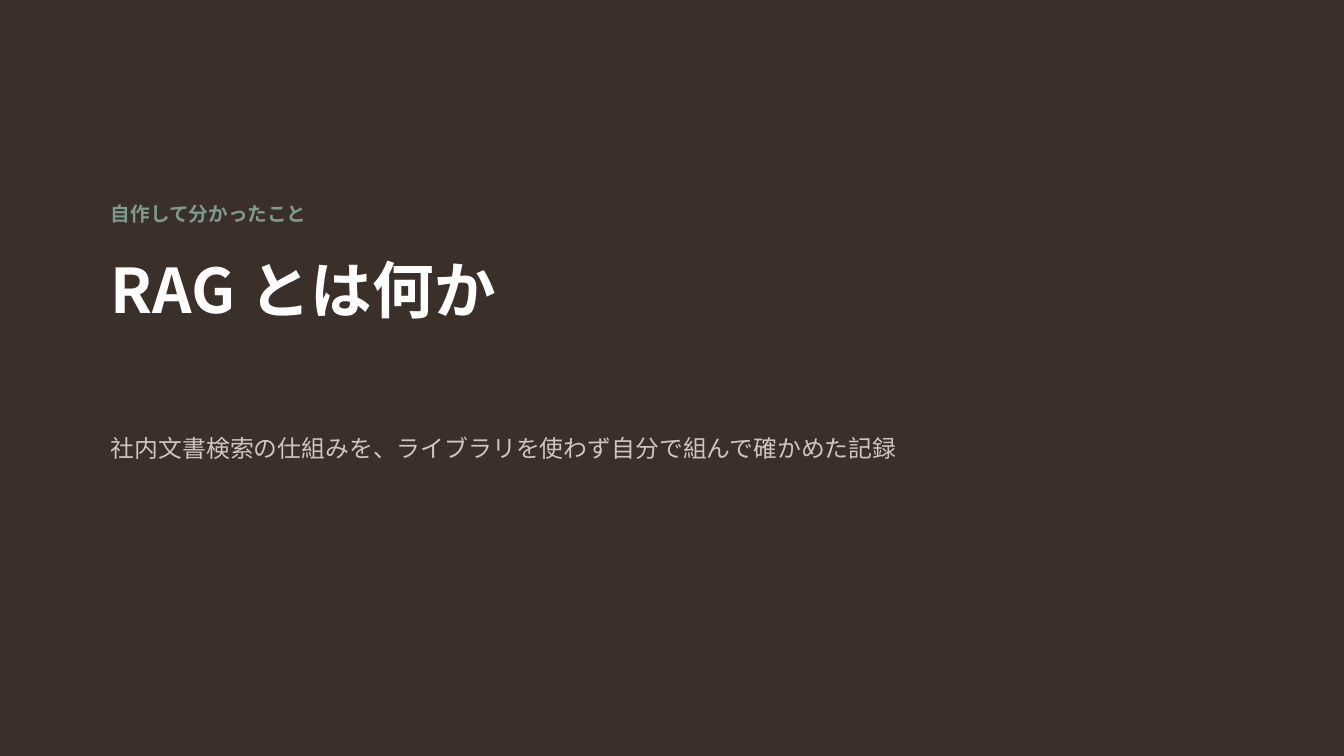
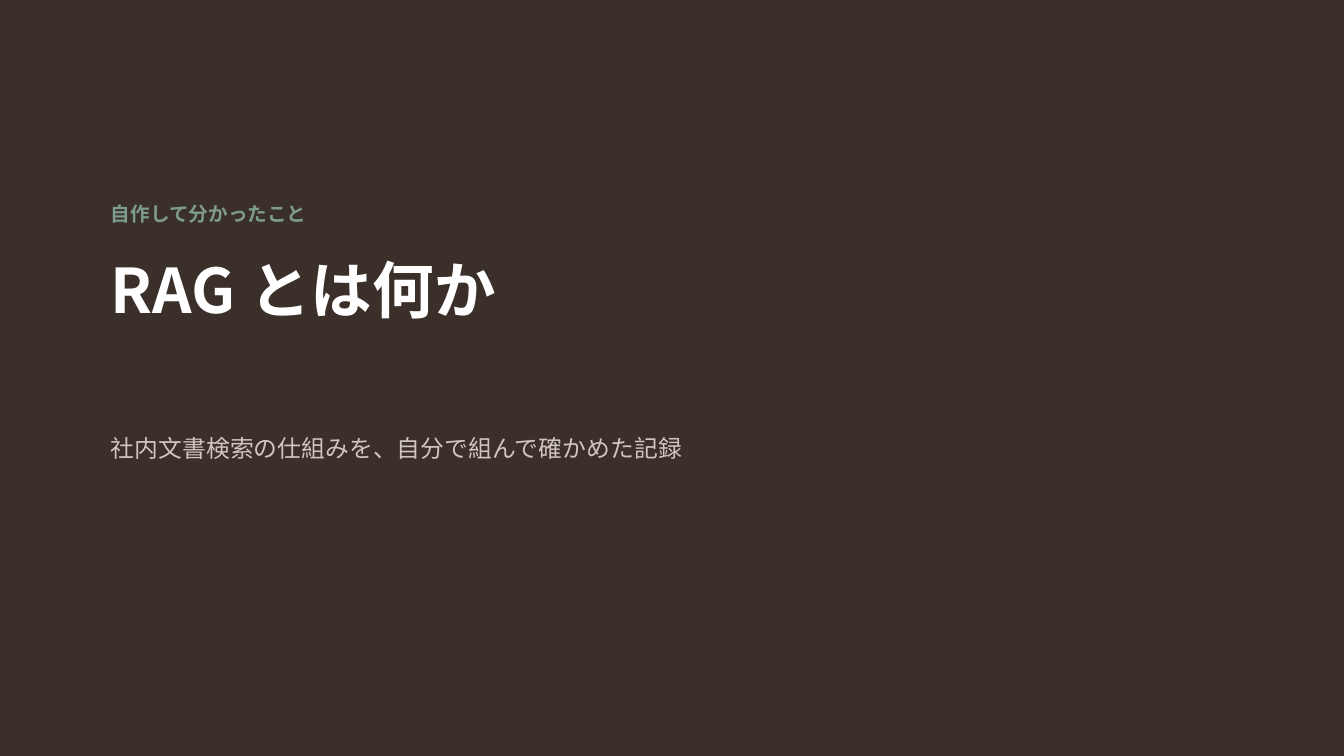
Before and after one commit to 20061111adg-debug/rag-workshop, a slide deck: slide 1 of docs/RAGとは.pptx. Drawn at 1344x756 pixels with LibreOffice and Linux fonts; fonts in the diff are those of the drawing. Boxes give left, top, right and bottom in pixels: in the first picture for what was removed or moved away, otherwise in the second. Text is boxed around its words. In the diff, an @@ line names an element or a change of style, - is before the commit and + after.

```diff
--- a/docs/RAGとは.pptx
+++ b/docs/RAGとは.pptx
@@ text at box(111, 437, 682, 459): text changed @@
-社内文書検索の仕組みを、ライブラリを使わず自分で組んで確かめた記録
+社内文書検索の仕組みを、自分で組んで確かめた記録
```
Also in this commit, not shown: 7 other slides changed, 1 slide added, 7 slides removed, 1 other file.
